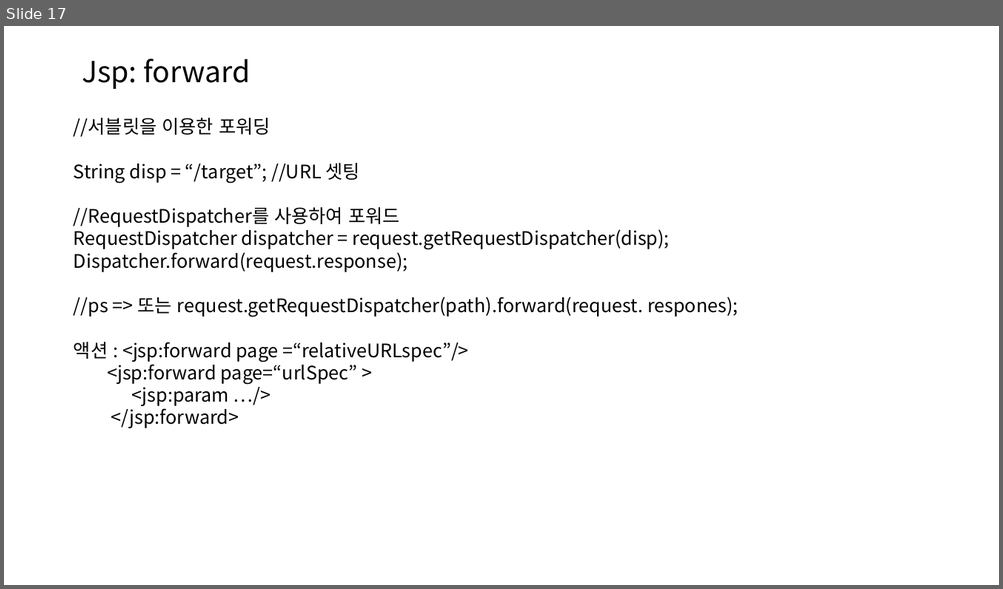
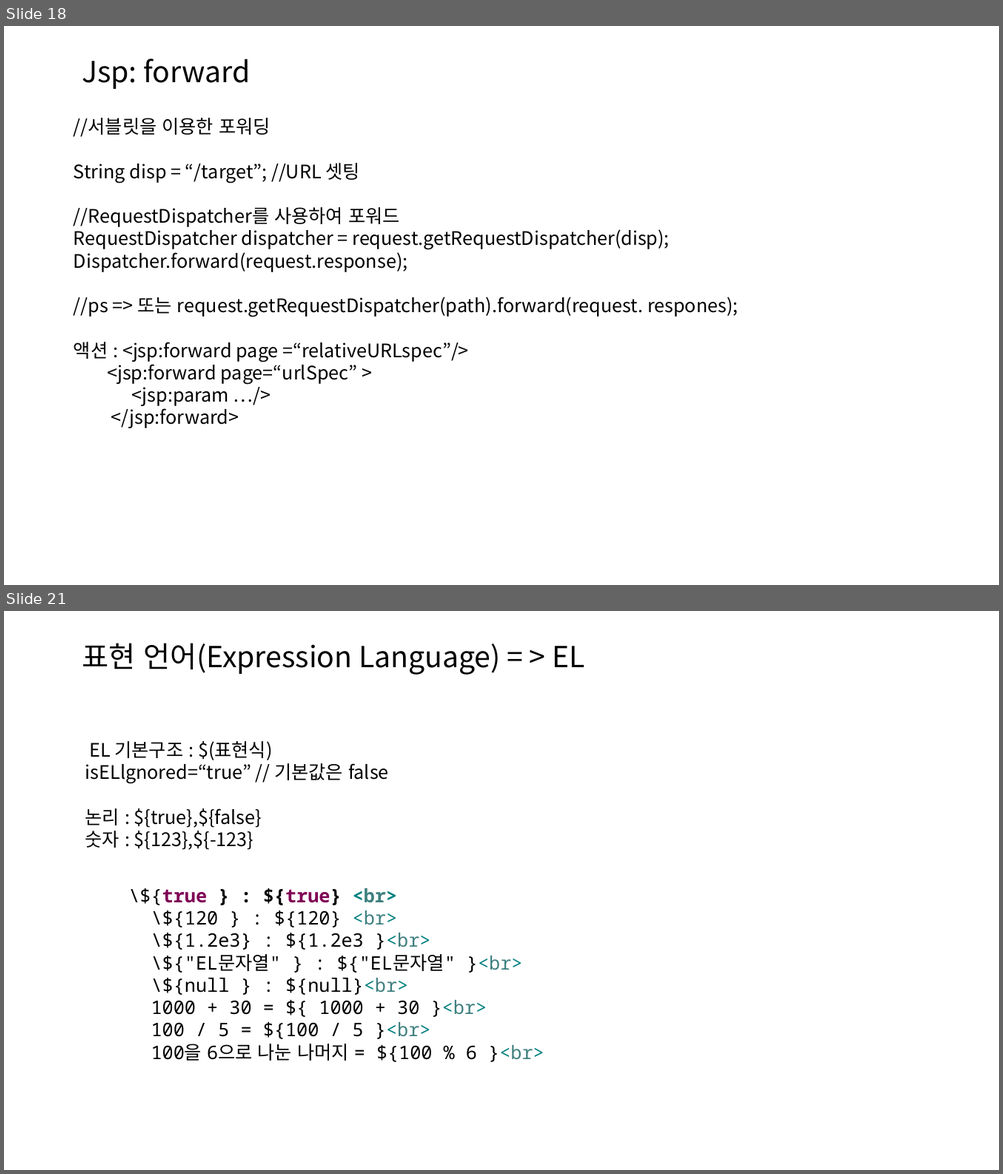
Before and after one commit to ChaeKyungChul/Document.File, a slide deck: 문서/자바/2024-03-06 java.pptx. Shown one above the other, each under a label of ours: slide 17 before the commit, slides 18 and 21 after it; the slides between them are not shown. The pictures are 1003x589 and 1003x1174 pixels, drawn with LibreOffice and Linux fonts; fonts in the diff are those of the drawing. Boxes give left, top, right and bottom in pixels: in the first picture for what was removed or moved away, otherwise in the second. Text is boxed around its words. In the diff, an @@ line names an element or a change of style, - is before the commit and + after.

```diff
--- a/문서/자바/2024-03-06 java.pptx
+++ b/문서/자바/2024-03-06 java.pptx
@@ slide 21 added at bbox=[4, 611, 999, 1170], background #FFFFFF @@
@@ text added at bbox=[82, 643, 584, 675], 28 pt, text #000000 @@
+표현 언어(Expression Language) = > EL
@@ text added at bbox=[85, 741, 389, 850], 18 pt, text #000000 @@
+EL 기본구조 : $(표현식)
+isELlgnored=“true” // 기본값은 false
+논리 : ${true},${false}
+숫자 : ${123},${-123}
@@ text added at bbox=[128, 889, 544, 1062], 18 pt, text #000000 @@
+\${true } : ${true} <br>
+\${120 } : ${120} <br>
+\${1.2e3} : ${1.2e3 }<br>
+\${"EL문자열" } : ${"EL문자열" }<br>
+\${null } : ${null}<br>
+1000 + 30 = ${ 1000 + 30 }<br>
+100 / 5 = ${100 / 5 }<br>
+100을 6으로 나눈 나머지 = ${100 % 6 }<br>
@@ what was slide 17 is now slide 18 @@
```
Also in this commit, not shown: 11 other slides added, 2 slides removed, 20 other files.
